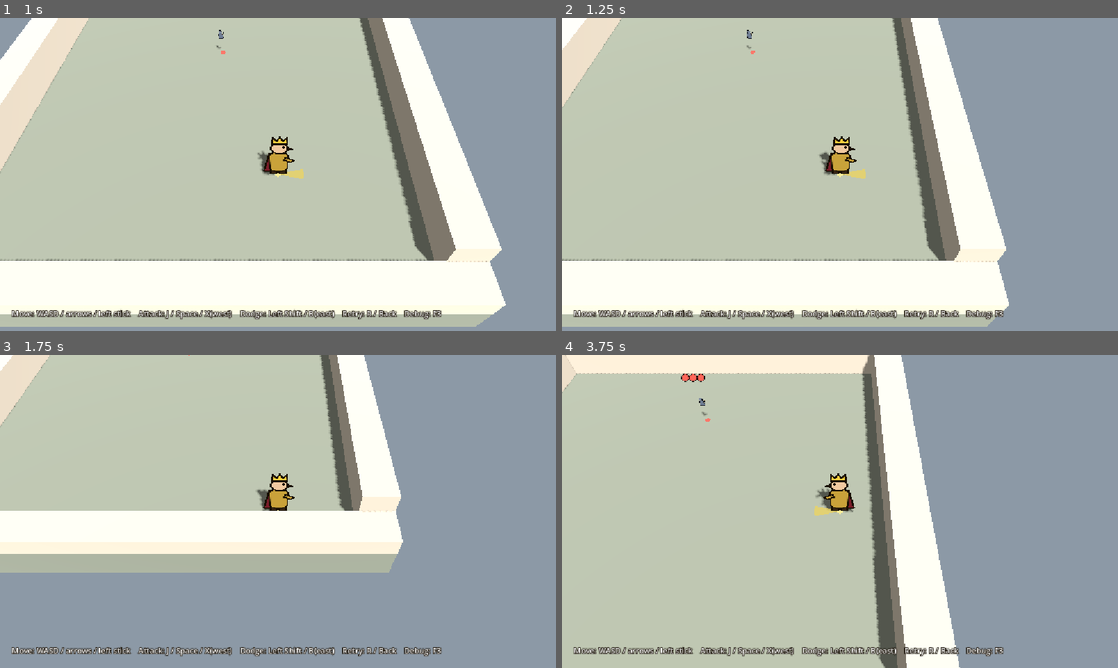
Above: before the commit, frames 1-4 (two rows, left to right).
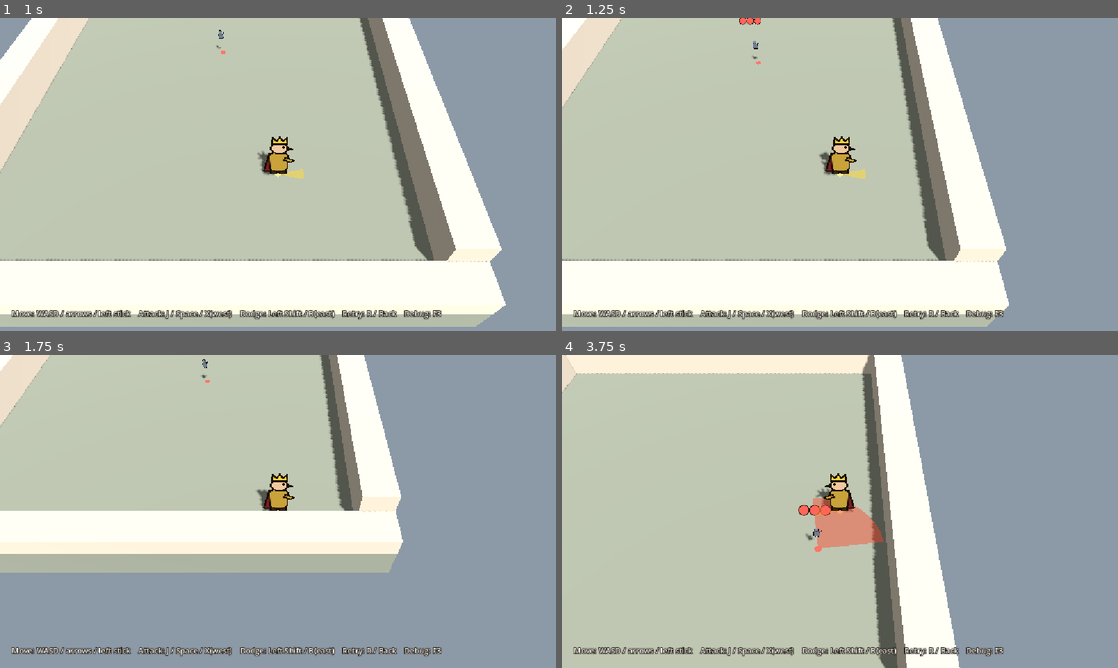
Above: after the commit, the same moments.

Repository: quonkelley/gold-king
Game: Godot game, scene res://game/prototypes/p007_combat_foundation.tscn
The game is run twice, just before and just after one commit, with the same random seed, the same clock (stepped at 60 frames per second) and the same inputs. This scene is started directly instead of the project's main scene.
Inputs (mouse positions are in pixels of both pictures, inside the frame that each line leads up to):
- Up to frame 1 (1 s): tap Enter (ui_accept) at 0.5, 0.77 s; move the mouse to (400, 158) at 0.52 s; hold D (move_right) from 0.53 s (still down); tap J (attack) at 0.6 s; click (400, 158) at 0.67 s; tap Shift (dodge) at 0.8 s
- Up to frame 2 (1.25 s): keep holding D (move_right)
- Up to frame 3 (1.75 s): move the mouse to (166, 527) at 1.27 s; release D (move_right) at 1.28 s; hold S (move_down) from 1.28 s (still down); tap Shift (dodge) at 1.35 s; tap Enter (ui_accept) at 1.52 s; tap J (attack) at 1.55 s
- Up to frame 4 (3.75 s): move the mouse to (895, 442) at 2.02 s; release S (move_down) at 2.03 s; hold D (move_right) 2.03-2.78 s; tap J (attack) at 2.1, 3.05 s; tap Shift (dodge) at 2.3, 2.85 s; move the mouse to (812, 574) at 2.77 s; hold W (move_up) 2.78-3.53 s; click (812, 574) at 2.92 s; tap Enter (ui_accept) at 3.02 s; move the mouse to (1006, 558) at 3.52 s; hold A (move_left) from 3.53 s (still down); hold E (interact) from 3.53 s (still down)

Frame 1 is identical in both runs. In frame 2, 0.1% of the frame differs, in the area x 31-36%, y 0-16%; in frame 3, less than 0.1%; in frame 4, 1.6%, in the area x 21-58%, y 6-63%.

Commit message:
feat: add P007 training enemy approach, telegraph, and strike
The enemy approaches slower than the King, winds up for 0.50 s with a
floor telegraph that tracks until 0.25 s and then locks, strikes for
0.15 s, and recovers for 0.60 s. Each strike resolves once on first
contact: a confirmed dodge if the King is invulnerable, otherwise one
hit. No contact damage, no stagger, and defeat stops all attacks. Adds
state, commit, telegraph, strike-resolution, and defeat regression
checks.

Diff:
--- a/game/prototypes/p007/training_enemy.gd
+++ b/game/prototypes/p007/training_enemy.gd
@@ -1,22 +1,79 @@
 extends CharacterBody3D
-## P007 placeholder Training Enemy: health, sword-hit reaction, and defeat.
-## No species, lore, or canon. Sword hits flash it but never interrupt it (no stagger).
+## P007 placeholder Training Enemy: Approach -> Windup -> Strike -> Recovery -> Approach, plus
+## defeat. No species, lore, or canon.
+## - Windup shows a floor telegraph drawn from the same reach and arc the strike tests. The strike
+##   direction follows the King until commit_time, then locks (faint telegraph -> solid).
+## - Each strike resolves against the King once, on first contact (Amendment A1): invulnerable
+##   King = confirmed dodge, otherwise one hit. Either way that strike is spent.
+## - No contact damage. Sword hits flash it but never interrupt it (no stagger).
 ## Every value is a P007 Prototype Assumption, not final enemy design.
 
 const CombatSector := preload("res://game/prototypes/p007/combat_sector.gd")
+const CombatKing := preload("res://game/prototypes/p007/combat_king.gd")
+
+enum State { IDLE, APPROACH, WINDUP, STRIKE, RECOVERY, DEFEATED }
+enum StrikeOutcome { NONE, HIT, DODGED }
+
+## Keeps state boundaries stable against float accumulation of the physics delta.
+const TIME_EPSILON: float = 0.00001
 
 ## Took one sword hit (health already reduced).
 signal hit_taken
 ## Health reached zero.
 signal defeated
+signal state_changed
+## The current strike resolved against the King (HIT or DODGED), once per strike.
+signal strike_resolved(outcome: StrikeOutcome)
 
 @export_group("Health")
 ## Sword hits needed to defeat the enemy.
 @export var max_health: int = 3
 
+@export_group("Movement")
+## Seconds standing still before the first approach, so each attempt starts readably.
+@export var start_delay: float = 1.0
+## Approach speed in m/s (King walks at 5.0).
+@export var move_speed: float = 3.0
+## Ground distance to the King at which the enemy stops and starts its windup.
+@export var attack_trigger_range: float = 1.5
+
+@export_group("Strike")
+## Seconds of telegraph before the strike.
+@export var windup: float = 0.50
+## Seconds into the windup at which the strike direction locks.
+@export var commit_time: float = 0.25
+## Seconds the strike can hit.
+@export var strike_time: float = 0.15
+## Seconds of standing still after the strike (the counterattack opening).
+@export var recovery: float = 0.60
+## Strike radius from the enemy's ground point, in meters.
+@export var strike_reach: float = 1.8
+## Total strike width in degrees.
+@export var strike_arc_degrees: float = 90.0
+## King health removed by one strike.
+@export var damage: int = 1
+
+## The King. Set in the P007 scene.
+@export var king: Node3D
+
 var health: int = 0
+var state: State = State.IDLE
+## Seconds in the current state.
+var state_time: float = 0.0
+## Strike direction on the ground plane; fixed once committed.
+var strike_dir: Vector3 = Vector3.FORWARD
+var committed: bool = false
+var strike_outcome: StrikeOutcome = StrikeOutcome.NONE
+## Windups begun / strikes that ran their full active window.
+var attacks_started: int = 0
+var attacks_completed: int = 0
+var hits_landed: int = 0
+var dodges_confirmed: int = 0
 ## Developer freeze (F4): the enemy stops acting so hit boundaries can be inspected.
 var held: bool = false
+
+var _telegraph: MeshInstance3D
+var _telegraph_material: StandardMaterial3D
 
 @onready var _visual: Sprite3D = $Visual
 @onready var _health_label: Label3D = $HealthLabel
@@ -27,11 +84,122 @@
 	health = max_health
 	# Exact ground point that the sword's arc test uses.
 	CombatSector.add_indicator(self, "FootMarker", 0.1, 360.0, Color(1.0, 0.45, 0.4, 0.95), 0.025)
+	_telegraph = CombatSector.add_indicator(self, "Telegraph", strike_reach, strike_arc_degrees, Color.WHITE, 0.03)
+	_telegraph_material = _telegraph.material_override as StandardMaterial3D
+	_telegraph.visible = false
 	_update_health_label()
 
 
 func is_alive() -> bool:
 	return health > 0
+
+
+func _physics_process(delta: float) -> void:
+	if held or state == State.DEFEATED:
+		return
+	var k: CombatKing = king as CombatKing
+	if k == null:
+		return
+	if k.is_defeated:
+		if state != State.IDLE:
+			_enter(State.IDLE)
+		return
+	state_time += delta
+	match state:
+		State.IDLE:
+			if state_time + TIME_EPSILON >= start_delay:
+				_enter(State.APPROACH)
+		State.APPROACH:
+			_approach(k)
+		State.WINDUP:
+			if not committed:
+				_aim_at(k)
+				if state_time + TIME_EPSILON >= commit_time:
+					committed = true
+			if state_time + TIME_EPSILON >= windup:
+				_enter(State.STRIKE)
+				_resolve_strike(k)
+		State.STRIKE:
+			if state_time + TIME_EPSILON >= strike_time:
+				attacks_completed += 1
+				_enter(State.RECOVERY)
+			else:
+				_resolve_strike(k)
+		State.RECOVERY:
+			if state_time + TIME_EPSILON >= recovery:
+				_enter(State.APPROACH)
+	_show_state()
+
+
+func _approach(k: CombatKing) -> void:
+	var offset: Vector3 = k.global_position - global_position
+	offset.y = 0.0
+	if offset.length() <= attack_trigger_range:
+		velocity = Vector3.ZERO
+		committed = false
+		_aim_at(k)
+		attacks_started += 1
+		_enter(State.WINDUP)
+		return
+	velocity = offset.normalized() * move_speed
+	move_and_slide()
+	_visual.flip_h = offset.x < 0.0
+
+
+func _aim_at(k: CombatKing) -> void:
+	var offset: Vector3 = k.global_position - global_position
+	offset.y = 0.0
+	if offset.length() > 0.001:
+		strike_dir = offset.normalized()
+		_visual.flip_h = strike_dir.x < 0.0
+
+
+## First contact decides the strike; afterwards this strike can neither hit nor be dodged again.
+func _resolve_strike(k: CombatKing) -> void:
+	if strike_outcome != StrikeOutcome.NONE:
+		return
+	if not CombatSector.contains(global_position, strike_dir, strike_reach, strike_arc_degrees, k.global_position):
+		return
+	match k.take_enemy_hit(damage):
+		CombatKing.HitResult.HIT:
+			strike_outcome = StrikeOutcome.HIT
+			hits_landed += 1
+		CombatKing.HitResult.DODGED:
+			strike_outcome = StrikeOutcome.DODGED
+			dodges_confirmed += 1
+		_:
+			return
+	strike_resolved.emit(strike_outcome)
+
+
+func _enter(next: State) -> void:
+	state = next
+	state_time = 0.0
+	if next == State.STRIKE:
+		strike_outcome = StrikeOutcome.NONE
+	if is_alive():
+		_visual.modulate = _rest_color()
+	_show_state()
+	state_changed.emit()
+
+
+## Telegraph: faint while still aiming, solid once committed, bright during the strike.
+func _show_state() -> void:
+	_telegraph.rotation.y = CombatSector.yaw_for(strike_dir)
+	match state:
+		State.WINDUP:
+			_telegraph.visible = true
+			_telegraph_material.albedo_color = Color(1.0, 0.25, 0.15, 0.42) if committed else Color(1.0, 0.6, 0.2, 0.16)
+		State.STRIKE:
+			_telegraph.visible = true
+			_telegraph_material.albedo_color = Color(1.0, 0.08, 0.05, 0.8)
+		_:
+			_telegraph.visible = false
+
+
+## Sprite tint at rest: dimmed during recovery to show the opening.
+func _rest_color() -> Color:
+	return Color(0.62, 0.68, 0.8, 0.9) if state == State.RECOVERY else Color.WHITE
 
 
 ## Applies one sword hit. Returns false when the enemy is already defeated.
@@ -50,6 +218,7 @@
 
 func _defeat() -> void:
 	velocity = Vector3.ZERO
+	_enter(State.DEFEATED)
 	# The body no longer blocks the King once defeated.
 	_collision.set_deferred("disabled", true)
 	_visual.modulate = Color(0.35, 0.35, 0.38, 0.85)
@@ -60,7 +229,7 @@
 func _flash(color: Color) -> void:
 	_visual.modulate = color
 	var tween: Tween = create_tween()
-	tween.tween_property(_visual, "modulate", Color.WHITE, 0.18)
+	tween.tween_property(_visual, "modulate", _rest_color(), 0.18)
 
 
 func _update_health_label() -> void:
--- a/game/prototypes/p007_combat_foundation.tscn
+++ b/game/prototypes/p007_combat_foundation.tscn
@@ -66,8 +66,9 @@
 script = ExtResource("3_king")
 opponent = NodePath("../TrainingEnemy")
 
-[node name="TrainingEnemy" parent="." instance=ExtResource("5_enemy")]
+[node name="TrainingEnemy" parent="." node_paths=PackedStringArray("king") instance=ExtResource("5_enemy")]
 transform = Transform3D(1, 0, 0, 0, 1, 0, 0, 0, 1, 0, 0, -3)
+king = NodePath("../King")
 
 [node name="Camera" type="Camera3D" parent="." node_paths=PackedStringArray("target")]
 fov = 45.0
--- a/tests/p007_regression.gd
+++ b/tests/p007_regression.gd
@@ -134,6 +134,9 @@
 	await test_iframes()
 	await test_cancel()
 	await test_input_isolation()
+	await test_enemy_states()
+	await test_strike_resolution()
+	await test_enemy_limits()
 	print("\n%d passed, %d failed" % [passes, fails])
 	quit(0 if fails == 0 else 1)
 
@@ -583,3 +586,211 @@
 		if FileAccess.get_file_as_string(f).contains("\"dodge\""):
 			readers.append(f)
 	check(files.size() >= 20 and readers.is_empty(), "no historical script reads the dodge action (%d files scanned)" % files.size())
+
+
+const E_IDLE := 0
+const E_APPROACH := 1
+const E_WINDUP := 2
+const E_STRIKE := 3
+const E_RECOVERY := 4
+const E_DEFEATED := 5
+const O_NONE := 0
+const O_HIT := 1
+const O_DODGED := 2
+
+
+## Fresh scene: enemy at the origin, King at `king_pos`, enemy released with no start delay.
+## Returns once the enemy has begun its windup.
+func prime_windup(king_pos: Vector3) -> void:
+	await load_fresh()
+	await place(king_pos, Vector3.ZERO)
+	var e: Variant = enemy()
+	e.start_delay = 0.0
+	e.held = false
+	await wait_until(func() -> bool: return e.state == E_WINDUP, 30)
+
+
+## Keeps the King at `pos` (teleported before every tick) for `ticks` ticks.
+func pin_king(pos: Vector3, ticks: int) -> void:
+	for i in ticks:
+		king().global_position = pos
+		await physics_frame
+
+
+func test_enemy_states() -> void:
+	print("-- enemy approach, telegraph, commit, strike, recovery")
+	await load_fresh()
+	var k: Variant = king()
+	var e: Variant = enemy()
+	var seen: Array[int] = [e.state]
+	var approach_start: Vector3 = e.global_position
+	var approach_ticks: int = 0
+	for i in 360:
+		await physics_frame
+		if e.state == E_APPROACH:
+			approach_ticks += 1
+		if e.state != seen[-1]:
+			seen.append(e.state)
+	check(seen.slice(0, 6) == [E_IDLE, E_APPROACH, E_WINDUP, E_STRIKE, E_RECOVERY, E_APPROACH], "state sequence: idle, approach, windup, strike, recovery, approach (%s)" % [seen])
+	check(e.attacks_started >= 1 and e.attacks_completed >= 1, "attacks started (%d) and completed (%d) are counted" % [e.attacks_started, e.attacks_completed])
+	# Approach speed is slower than the King's.
+	await load_fresh()
+	e = enemy()
+	k = king()
+	e.start_delay = 0.0
+	await wait(2)
+	var p0: Vector3 = e.global_position
+	await wait(30)
+	var speed: float = flat(e.global_position - p0).length() / 0.5
+	check(e.state == E_APPROACH and absf(speed - 3.0) < 0.15 and speed < k.move_speed, "approach speed %.2f m/s is below the King's 5.0" % speed)
+	# Stops at trigger range and starts the windup.
+	await wait_until(func() -> bool: return e.state == E_WINDUP, 120)
+	var gap: float = flat(k.global_position - e.global_position).length()
+	check(gap <= e.attack_trigger_range + 0.06 and gap > 1.3, "windup starts at ~1.5 m (%.2f m)" % gap)
+	# Before commit the aim follows the King; after commit it is locked.
+	await prime_windup(Vector3(0, 0, 1.2))
+	e = enemy()
+	k = king()
+	check(not e.committed and e.strike_dir.is_equal_approx(Vector3(0, 0, 1)), "windup aims at the King, not yet committed")
+	var tele: MeshInstance3D = e.get_node("Telegraph")
+	check(tele.visible and is_equal_approx(tele.rotation.y, CombatSector.yaw_for(e.strike_dir)), "telegraph visible and pointing along the strike direction")
+	await pin_king(Vector3(1.2, 0, 0), 3)
+	check(e.strike_dir.is_equal_approx(Vector3(1, 0, 0)), "before commit the aim tracks the King")
+	await wait_until(func() -> bool: return e.committed, 30)
+	var locked: Vector3 = e.strike_dir
+	var faint_alpha: float = 0.16
+	check((tele.material_override as StandardMaterial3D).albedo_color.a > faint_alpha, "telegraph turns solid at commit")
+	check(e.state_time >= e.commit_time - TICK and e.state_time < e.commit_time + TICK * 1.5, "commit happens at ~0.25 s into the windup (%.3f s)" % e.state_time)
+	# Circle the King around the enemy after commit: direction never changes.
+	var changed: bool = false
+	for i in 20:
+		var angle: float = float(i) * 0.4
+		k.global_position = Vector3(cos(angle), 0, sin(angle)) * 1.3
+		await physics_frame
+		if not e.strike_dir.is_equal_approx(locked):
+			changed = true
+		if e.state != E_WINDUP and e.state != E_STRIKE:
+			break
+	check(not changed, "committed strike direction stays fixed while the King circles")
+	# Telegraph region equals the tested strike region.
+	var verts: PackedVector3Array = (tele.mesh as ArrayMesh).surface_get_arrays(0)[Mesh.ARRAY_VERTEX]
+	var inside: bool = true
+	for v: Vector3 in verts:
+		if not CombatSector.contains(Vector3.ZERO, e.strike_dir, e.strike_reach, e.strike_arc_degrees, v.rotated(Vector3.UP, tele.rotation.y)):
+			inside = false
+	check(inside, "every telegraph vertex lies inside the tested strike sector")
+	# Recovery: no movement, no telegraph, then approach again.
+	await wait_until(func() -> bool: return e.state == E_RECOVERY, 60)
+	var rp: Vector3 = e.global_position
+	check(not tele.visible, "telegraph hidden in recovery")
+	await wait(30)
+	check(e.state == E_RECOVERY and flat(e.global_position - rp).length() < 0.001, "enemy stands still through recovery")
+	await wait_until(func() -> bool: return e.state != E_RECOVERY, 40)
+	check(e.state == E_APPROACH or e.state == E_WINDUP, "recovery ends after ~0.6 s")
+
+
+func test_strike_resolution() -> void:
+	print("-- first-contact strike resolution (Amendment A1)")
+	var inside: Vector3 = Vector3(0, 0, 1.0)
+	var outside: Vector3 = Vector3(0, 0, 3.0)
+	# (a) First contact during i-frames: dodged; staying in the zone after i-frames end does no harm.
+	await prime_windup(Vector3(0, 0, 1.2))
+	var k: Variant = king()
+	var e: Variant = enemy()
+	await wait_until(func() -> bool: return e.state_time >= e.windup - 4.5 * TICK, 40)
+	check(k.try_dodge(Vector2(0, 1)), "(a) dodge started just before the strike")
+	var invuln_at_contact: bool = false
+	var after_iframes_in_zone: int = 0
+	for i in 14:
+		k.global_position = inside
+		await physics_frame
+		if e.state == E_STRIKE and e.strike_outcome == O_DODGED and not invuln_at_contact:
+			invuln_at_contact = true
+		if e.state == E_STRIKE and not k.is_invulnerable() and invuln_at_contact:
+			after_iframes_in_zone += 1
+	check(invuln_at_contact and e.dodges_confirmed == 1, "(a) first contact during invulnerability = confirmed dodge")
+	check(after_iframes_in_zone >= 1, "(a) King stayed in the active zone after invulnerability ended (%d ticks)" % after_iframes_in_zone)
+	await wait_until(func() -> bool: return e.state == E_RECOVERY, 20)
+	check(k.health == 3 and e.hits_landed == 0 and e.dodges_confirmed == 1, "(a) the dodged strike never becomes damage; one dodge recorded")
+	# (b) No dodge, King inside for the whole strike: exactly one hit.
+	await prime_windup(Vector3(0, 0, 1.2))
+	k = king()
+	e = enemy()
+	await wait_until(func() -> bool: return e.state == E_STRIKE, 40)
+	await pin_king(inside, 12)
+	check(k.health == 2 and e.hits_landed == 1 and e.strike_outcome == O_HIT, "(b) King inside for the whole strike takes exactly 1 hit")
+	# (f) Next strike starts unresolved; King outside: no hit.
+	await wait_until(func() -> bool: return e.state == E_WINDUP, 120)
+	await wait_until(func() -> bool: return e.committed, 30)
+	await pin_king(outside, 1)
+	await wait_until(func() -> bool: return e.state == E_STRIKE, 40)
+	check(e.strike_outcome == O_NONE, "(f) the next strike begins with a fresh, unresolved state")
+	await pin_king(outside, 12)
+	check(k.health == 2 and e.attacks_completed == 2, "(e) a strike that never touches the King does no damage")
+	# (c) First contact before i-frames: hit; later invulnerability cannot convert it.
+	await prime_windup(Vector3(0, 0, 1.2))
+	k = king()
+	e = enemy()
+	await wait_until(func() -> bool: return e.state == E_STRIKE, 40)
+	check(e.strike_outcome == O_HIT and k.health == 2, "(c) first contact outside invulnerability hits")
+	k.try_dodge(Vector2(0, 1))
+	await pin_king(inside, 10)
+	check(e.strike_outcome == O_HIT and e.dodges_confirmed == 0 and k.health == 2, "(c) dodging after the hit adds no dodge and no second hit")
+	# (d) Contact after i-frames have ended: hit.
+	await prime_windup(Vector3(0, 0, 1.2))
+	k = king()
+	e = enemy()
+	await wait_until(func() -> bool: return e.committed, 30)
+	k.global_position = outside
+	await wait_until(func() -> bool: return e.state_time >= e.windup - 13.5 * TICK, 40)
+	k.try_dodge(Vector2(1, 0))
+	await wait_until(func() -> bool: return e.state == E_STRIKE, 40)
+	await pin_king(outside, 1)
+	check(not k.is_invulnerable() and e.strike_outcome == O_NONE, "(d) strike active, King outside and no longer invulnerable")
+	await pin_king(inside, 3)
+	check(e.strike_outcome == O_HIT and k.health == 2, "(d) entering the zone after invulnerability ended is a hit")
+
+
+func test_enemy_limits() -> void:
+	print("-- no contact damage, enemy defeat, player defeat")
+	# Damage only ever happens during STRIKE; pushing into the enemy otherwise does nothing.
+	await load_fresh()
+	var k: Variant = king()
+	var e: Variant = enemy()
+	var bad: Array[int] = []
+	k.damaged.connect(func() -> void:
+		if e.state != E_STRIKE:
+			bad.append(e.state))
+	await place(Vector3(0, 0, 0.5), Vector3.ZERO)
+	hold_input(Vector2(0, -1))
+	await wait(90)
+	check(k.health == 3, "held enemy: King pressing into its body for 1.5 s takes no damage")
+	e.held = false
+	e.start_delay = 0.0
+	await wait(300)
+	hold_input(Vector2.ZERO)
+	check(k.health < 3 and bad.is_empty(), "King took %d hit(s), every one during a strike (other states seen: %s)" % [3 - k.health, bad])
+	# Enemy defeated mid-windup: no strike, no further damage.
+	await prime_windup(Vector3(0, 0, 1.2))
+	k = king()
+	e = enemy()
+	e.health = 1
+	await face(6)
+	k.global_position = Vector3(0, 0, 1.2)
+	await tap("attack")
+	await wait(10)
+	check(e.state == E_DEFEATED and not e.get_node("Telegraph").visible, "enemy killed in windup is defeated and its telegraph is gone")
+	var pos: Vector3 = e.global_position
+	await pin_king(Vector3(0, 0, 1.0), 180)
+	check(k.health == 3 and e.global_position.is_equal_approx(pos) and e.state == E_DEFEATED, "defeated enemy never strikes or moves again")
+	check(e.get_node("CollisionShape3D").disabled, "defeated enemy no longer blocks the King")
+	# Player defeat: enemy stops attacking.
+	await prime_windup(Vector3(0, 0, 1.2))
+	k = king()
+	e = enemy()
+	k.health = 1
+	await pin_king(Vector3(0, 0, 1.2), 40)
+	check(k.is_defeated, "third hit (health 1 -> 0) defeats the King")
+	var started: int = e.attacks_started
+	await wait(240)
+	check(e.state == E_IDLE and e.attacks_started == started, "enemy stops attacking once the King is defeated")
